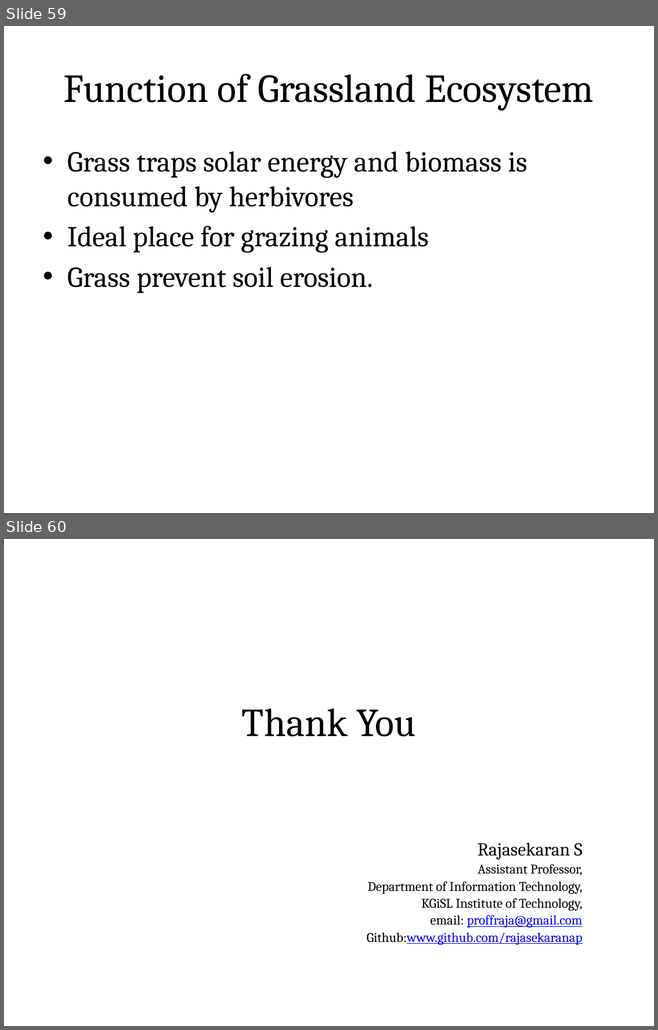
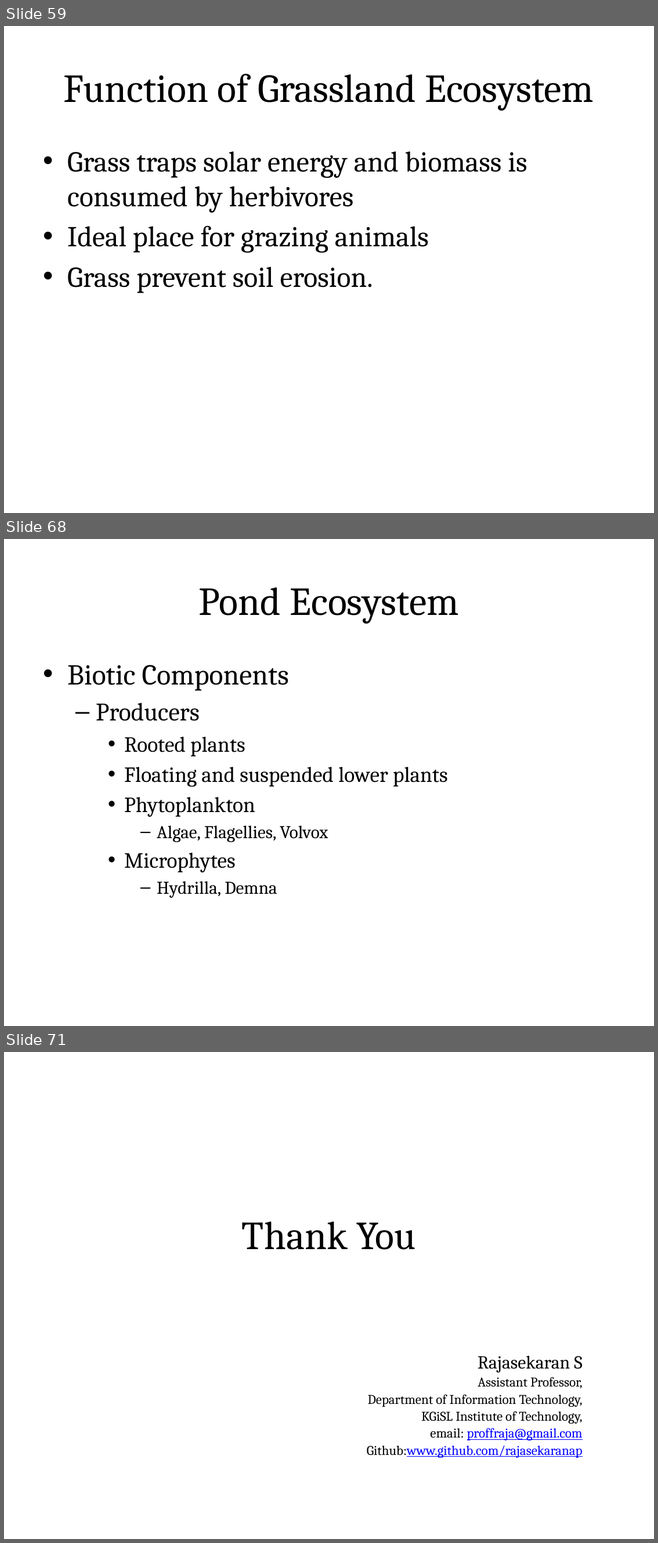
Before and after one commit to rajasekaran36/GE8291-Environmental-Science-and-Engineering, a slide deck: Slides/GE8291-U1.pptx. Shown one above the other, each under a label of ours: slides 59 and 60 before the commit, slides 59, 68 and 71 after it; the slides between them are not shown. The pictures are 658x1030 and 658x1543 pixels, drawn with LibreOffice and Linux fonts; fonts in the diff are those of the drawing. Boxes give left, top, right and bottom in pixels: in the first picture for what was removed or moved away, otherwise in the second. Text is boxed around its words. In the diff, an @@ line names an element or a change of style, - is before the commit and + after.

```diff
--- a/Slides/GE8291-U1.pptx
+++ b/Slides/GE8291-U1.pptx
@@ slide 68 added at [4,539,654,1026], background #FFFFFF @@
@@ title added at [36,559,621,640], fill gradient #DAFDA7 to #E4FCC2 to #F5FFE7, outline #98B955 0.75 pt, 44 pt, text #000000 @@
+Pond Ecosystem
@@ text added at [67,665,448,898], 24 pt, text #000000 @@
+• Biotic Components
+  – Producers
+    • Rooted plants
+    • Floating and suspended lower plants
+    • Phytoplankton
+      – Algae, Flagellies, Volvox
+    • Microphytes
+      – Hydrilla, Demna
@@ what was slide 60 is now slide 71 @@
```
Also in this commit, not shown: 10 other slides added.
